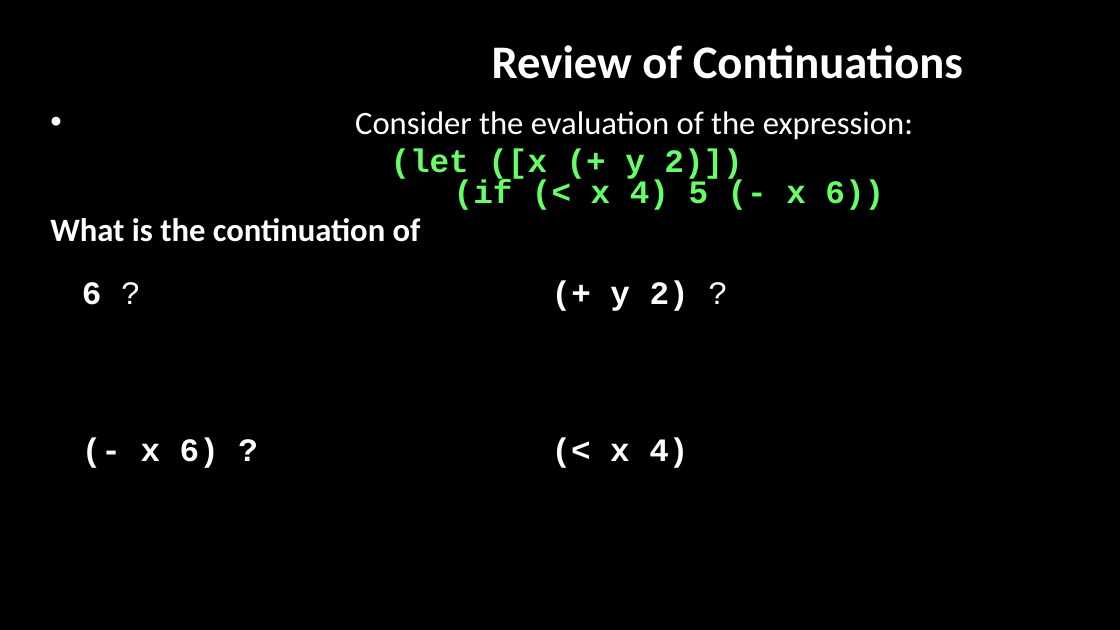
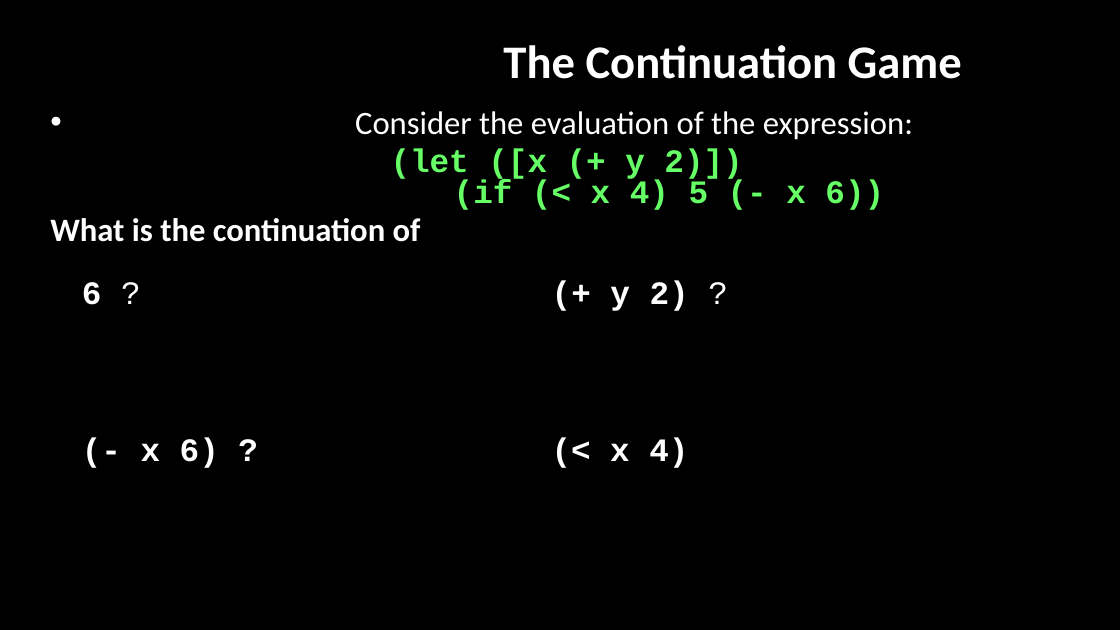
Before and after one commit to RHIT-CSSE/csse304, a slide deck: slide 4 of ClassMaterials/CallCC1/27-29-callcc-intro.pptx. Drawn at 1120x630 pixels with LibreOffice and Linux fonts; fonts in the diff are those of the drawing; background and template pictures are left out. Boxes give left, top, right and bottom in pixels: in the first picture for what was removed or moved away, otherwise in the second. Text is boxed around its words. In the diff, an @@ line names an element or a change of style, - is before the commit and + after.

```diff
--- a/ClassMaterials/CallCC1/27-29-callcc-intro.pptx
+++ b/ClassMaterials/CallCC1/27-29-callcc-intro.pptx
@@ title at (503,45,962,79): text changed @@
-Review of Continuations
+The Continuation Game
```
Also in this commit, not shown: 11 other files.
